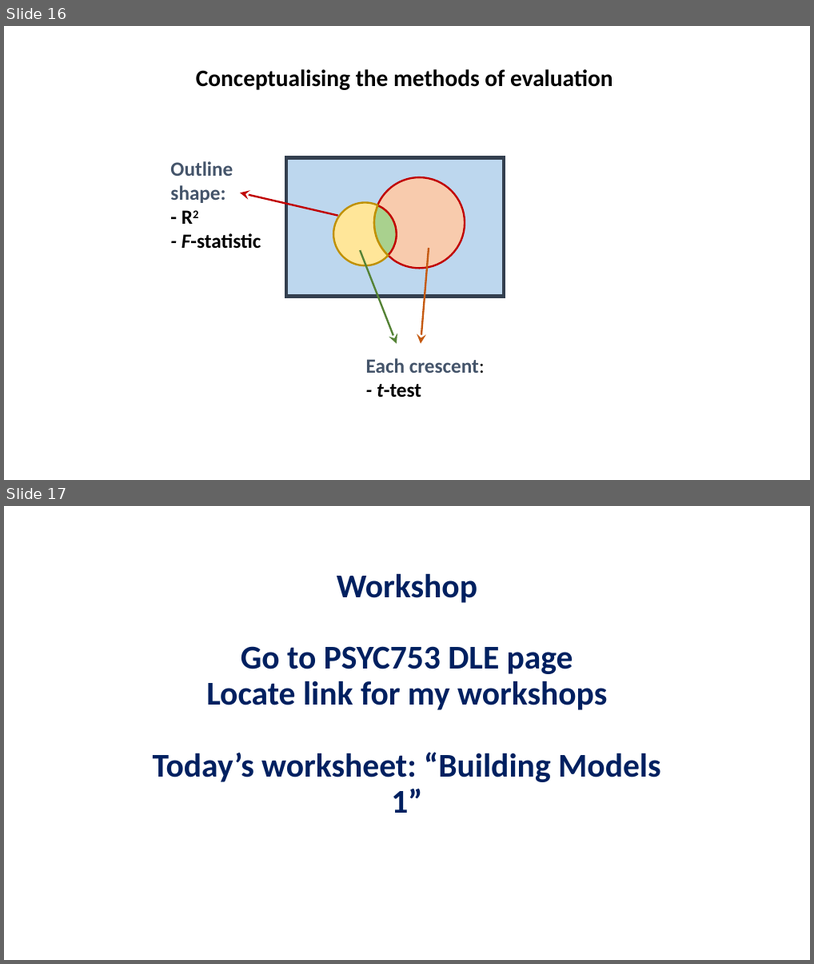
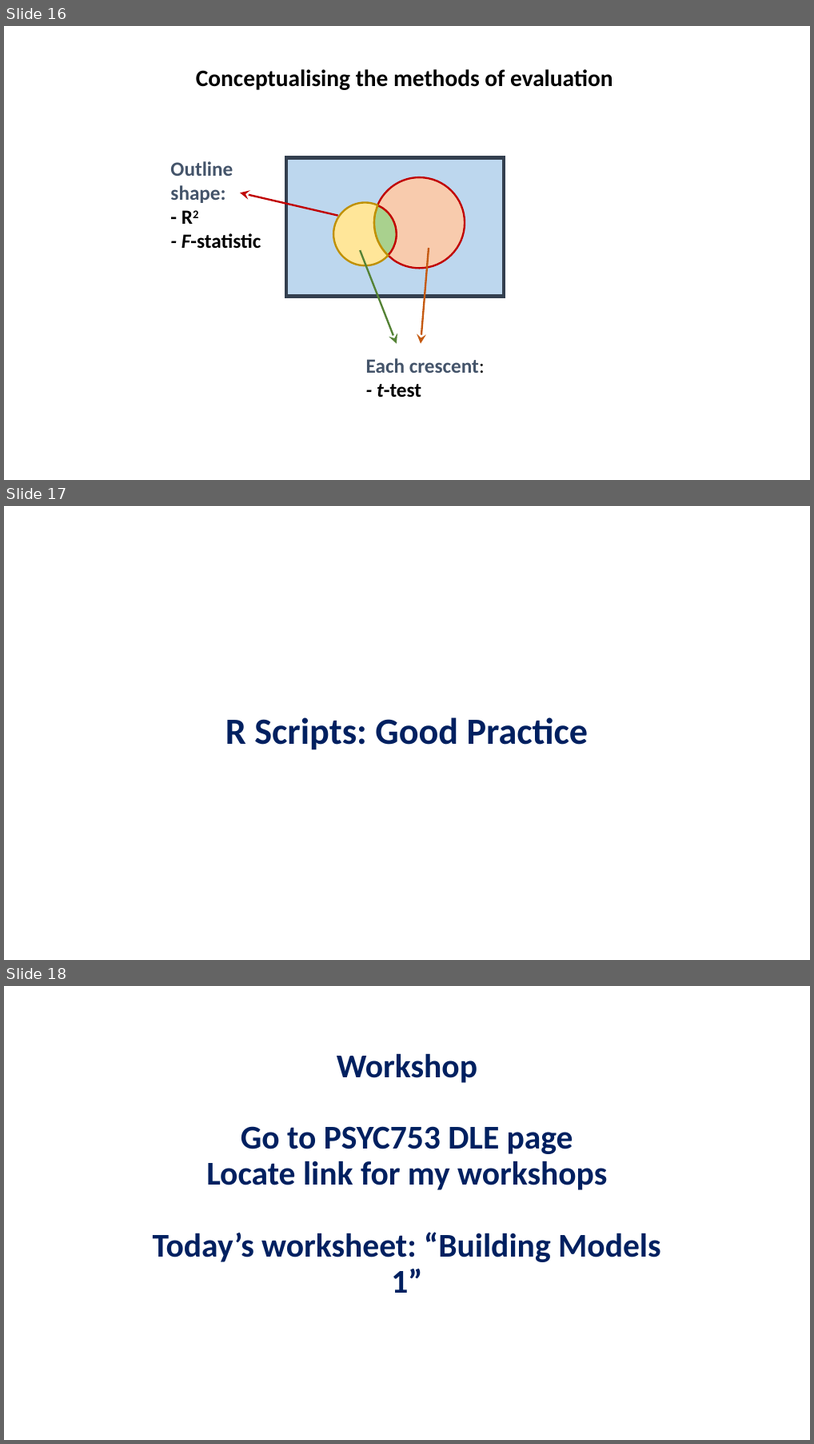
Before and after one commit to chrisjberry/datafluencyCB, a slide deck: slides/PSYC753_Chris1.pptx. Shown one above the other, each under a label of ours: slides 16 and 17 before the commit, slides 16, 17 and 18 after it. The pictures are 814x964 and 814x1444 pixels, drawn with LibreOffice and Linux fonts; fonts in the diff are those of the drawing. Boxes give left, top, right and bottom in pixels: in the first picture for what was removed or moved away, otherwise in the second. Text is boxed around its words. In the diff, an @@ line names an element or a change of style, - is before the commit and + after.

Commit message:
update

```diff
--- a/slides/PSYC753_Chris1.pptx
+++ b/slides/PSYC753_Chris1.pptx
@@ slide 17 added at [4, 506, 810, 960], background #FFFFFF @@
@@ title added at [226, 717, 589, 750], 44 pt, text #002060, bold @@
+R Scripts: Good Practice
@@ what was slide 17 is now slide 18 @@
```
